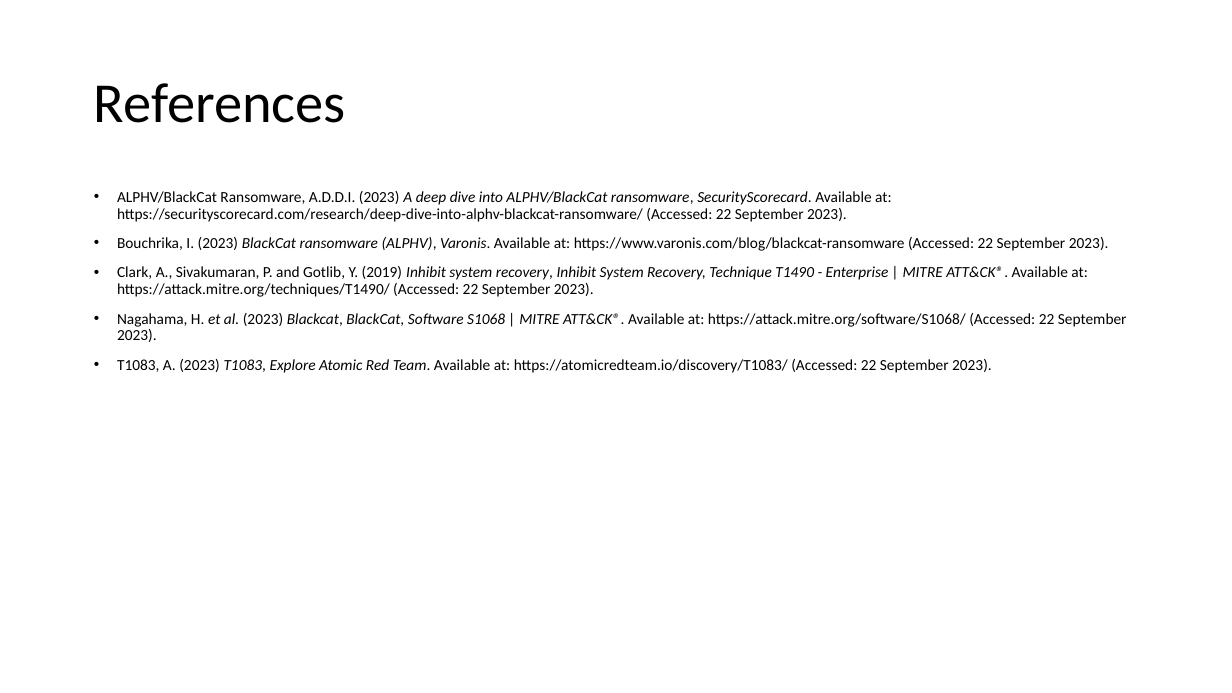
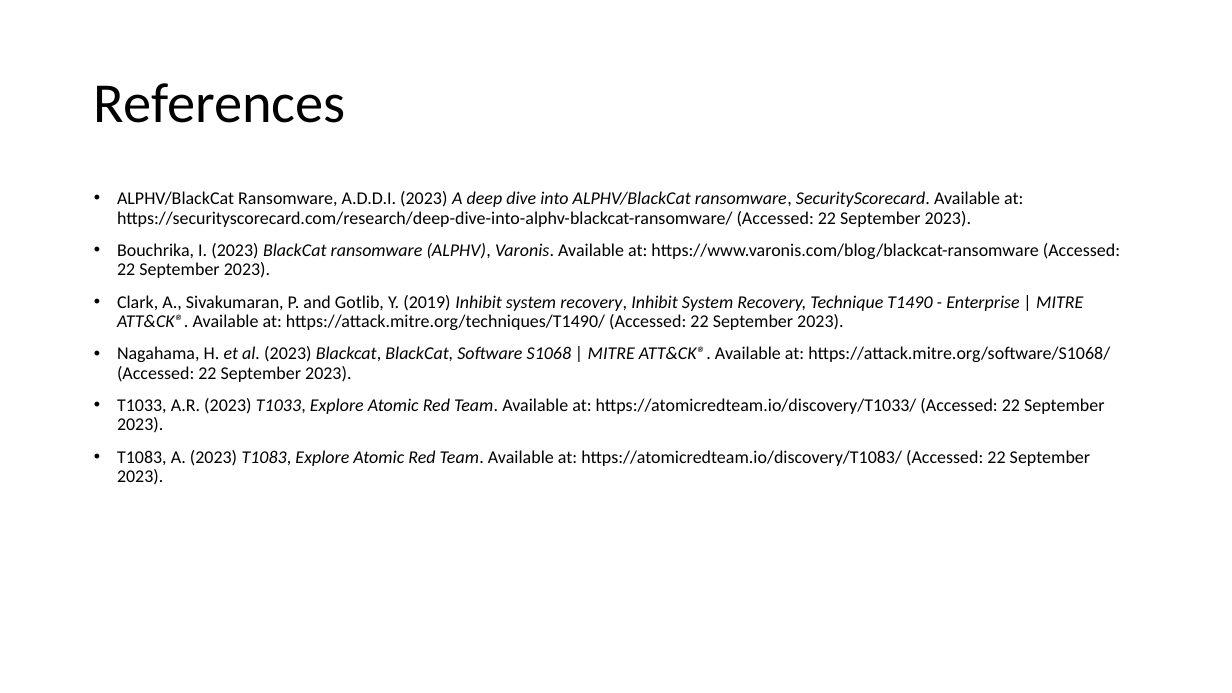
Before and after one commit to CHROME-PLATED-METRO-WOLF/attack, a slide deck: slide 4 of evidence.pptx. Drawn at 1232x693 pixels with LibreOffice and Linux fonts; fonts in the diff are those of the drawing. Boxes give left, top, right and bottom in pixels: in the first picture for what was removed or moved away, otherwise in the second. Text is boxed around its words. In the diff, an @@ line names an element or a change of style, - is before the commit and + after.

Commit message:
references added

```diff
--- a/evidence.pptx
+++ b/evidence.pptx
@@ text at <box>117,191,1120,485</box>: size 12 to 14 pt in "ALPHV/BlackCat Ransomware, A.D.D.I. (2023) A deep dive ...", "Bouchrika, I. (2023) BlackCat ransomware (ALPHV), Varonis. ...", "Clark, A., Sivakumaran, P. and Gotlib, Y. ...", "Nagahama, H. et al. (2023) Blackcat, BlackCat, ..." and 1 more places @@
@@ text at <box>117,398,1104,433</box>: paragraph added @@
+• T1033, A.R. (2023) T1033, Explore Atomic Red Team. Available at: https://atomicredteam.io/discovery/T1033/ (Accessed: 22 September 2023).
```
